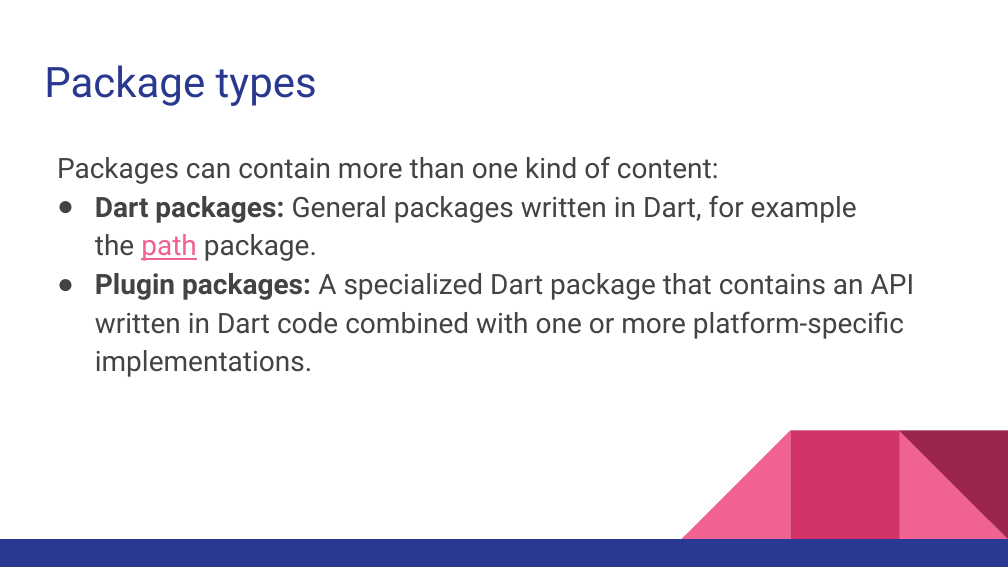
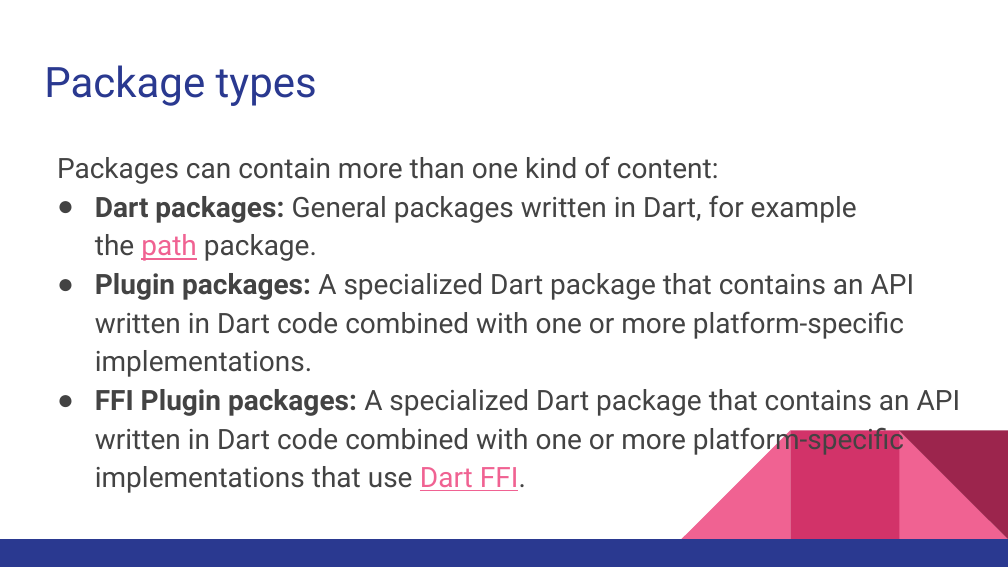
Before and after one commit to walkman617/Flutter2, a slide deck: slide 20 of Lecture/C06 Packages_Plugins.pptx. Drawn at 1008x567 pixels with LibreOffice and Linux fonts; fonts in the diff are those of the drawing. Boxes give left, top, right and bottom in pixels: in the first picture for what was removed or moved away, otherwise in the second. Text is boxed around its words. In the diff, an @@ line names an element or a change of style, - is before the commit and + after.

```diff
--- a/Lecture/C06 Packages_Plugins.pptx
+++ b/Lecture/C06 Packages_Plugins.pptx
@@ text at bbox=[95, 389, 961, 493]: paragraph added @@
+● FFI Plugin packages: A specialized Dart package that contains an API written in Dart code combined with one or more platform-specific implementations that use Dart FFI.
```
Also in this commit, not shown: 5 other slides changed, 4 slides added, 4 slides removed.
